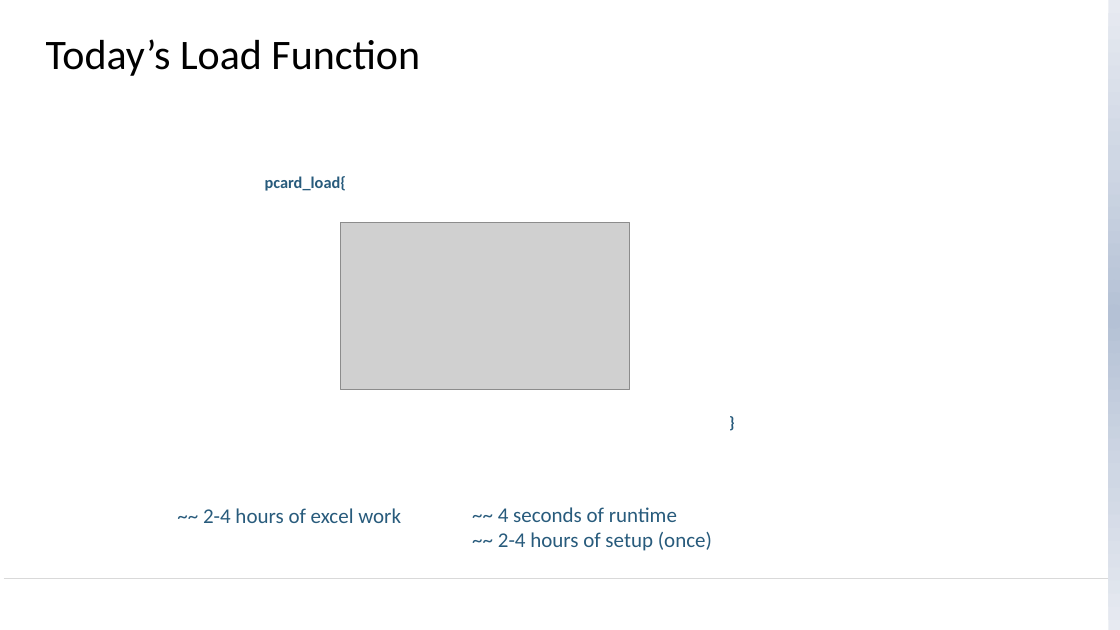
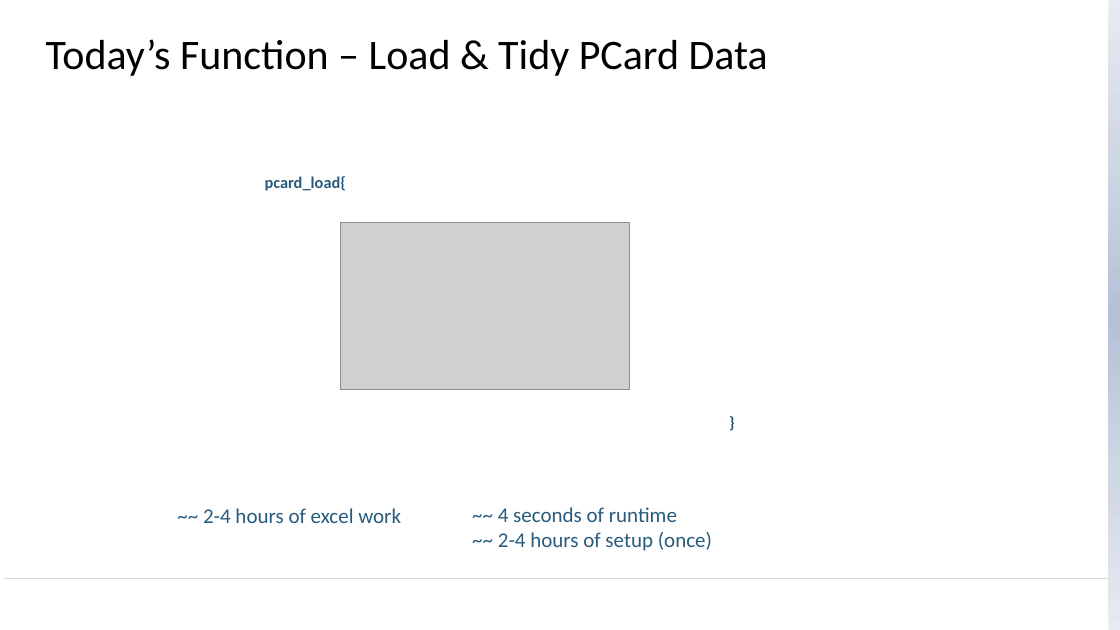
Before and after one commit to newtpm/iia-birmingham, a slide deck: slide 11 of Bravery - Brilliantly Lazy (Automation).pptx (slide 12 before the commit). Drawn at 1120x630 pixels with LibreOffice and Linux fonts; fonts in the diff are those of the drawing; grey boxes stand for pictures; background and template pictures are left out. Boxes give left, top, right and bottom in pixels: in the first picture for what was removed or moved away, otherwise in the second. Text is boxed around its words. In the diff, an @@ line names an element or a change of style, - is before the commit and + after.

```diff
--- a/Bravery - Brilliantly Lazy (Automation).pptx
+++ b/Bravery - Brilliantly Lazy (Automation).pptx
@@ title at box(46, 39, 768, 76): text changed @@
-Today’s Load Function
+Today’s Function – Load & Tidy PCard Data
```
Also in this commit, not shown: 4 other slides changed, 1 slide added, 4 slides removed, 4 other files.
